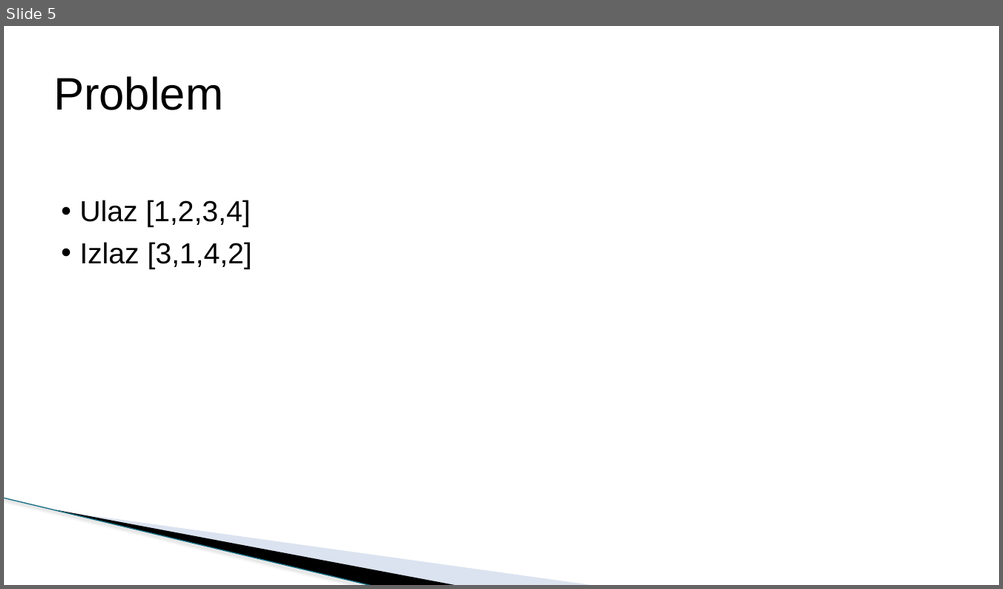
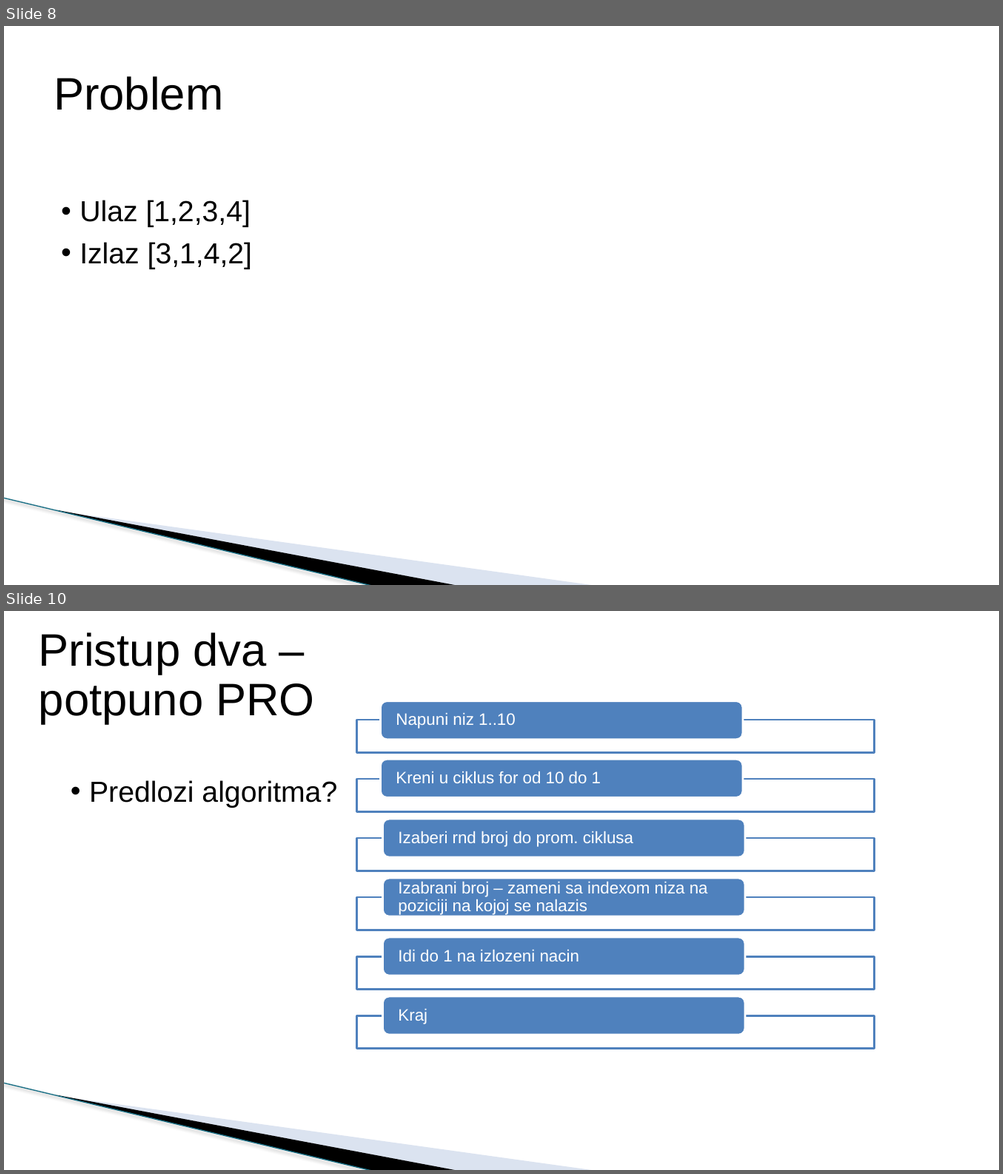
Before and after one commit to todalexcode/kurs-front-end, a slide deck: sesija-16/PPT/Front-End Developer-16.pptx. Shown one above the other, each under a label of ours: slide 5 before the commit, slides 8 and 10 after it; the slides between them are not shown. The pictures are 1003x589 and 1003x1174 pixels, drawn with LibreOffice and Linux fonts; fonts in the diff are those of the drawing; background and template pictures are left out. Boxes give left, top, right and bottom in pixels: in the first picture for what was removed or moved away, otherwise in the second. Text is boxed around its words. In the diff, an @@ line names an element or a change of style, - is before the commit and + after.

```diff
--- a/sesija-16/PPT/Front-End Developer-16.pptx
+++ b/sesija-16/PPT/Front-End Developer-16.pptx
@@ slide 10 added at (4,611,999,1170), background #FFFFFF; not listed: 3 template elements that a slide beside it also shows @@
@@ title added at (39,632,314,723), 44 pt, text #000000 @@
+Pristup dva – potpuno PRO
@@ text added at (89,780,337,808), 28 pt, text #000000 @@
+• Predlozi algoritma?
@@ group added at (357,701,875,1049): 6 rectangles, 6 rounded rectangles, 6 texts @@
+Napuni niz 1..10
+Kreni u ciklus for od 10 do 1
+Izaberi rnd broj do prom. ciklusa
+Izabrani broj – zameni sa indexom niza na poziciji na kojoj se nalazis
+Idi do 1 na izlozeni nacin
+Kraj
@@ what was slide 5 is now slide 8 @@
```
Also in this commit, not shown: 1 slide changed, 6 other slides added, 1 other file.
